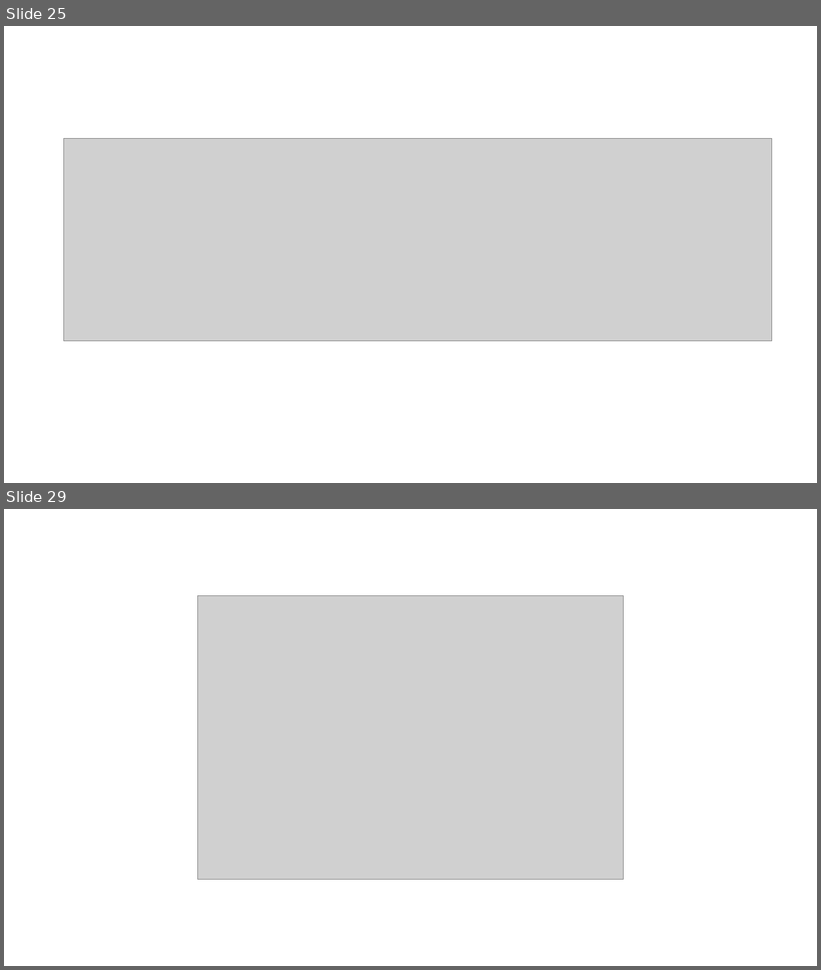
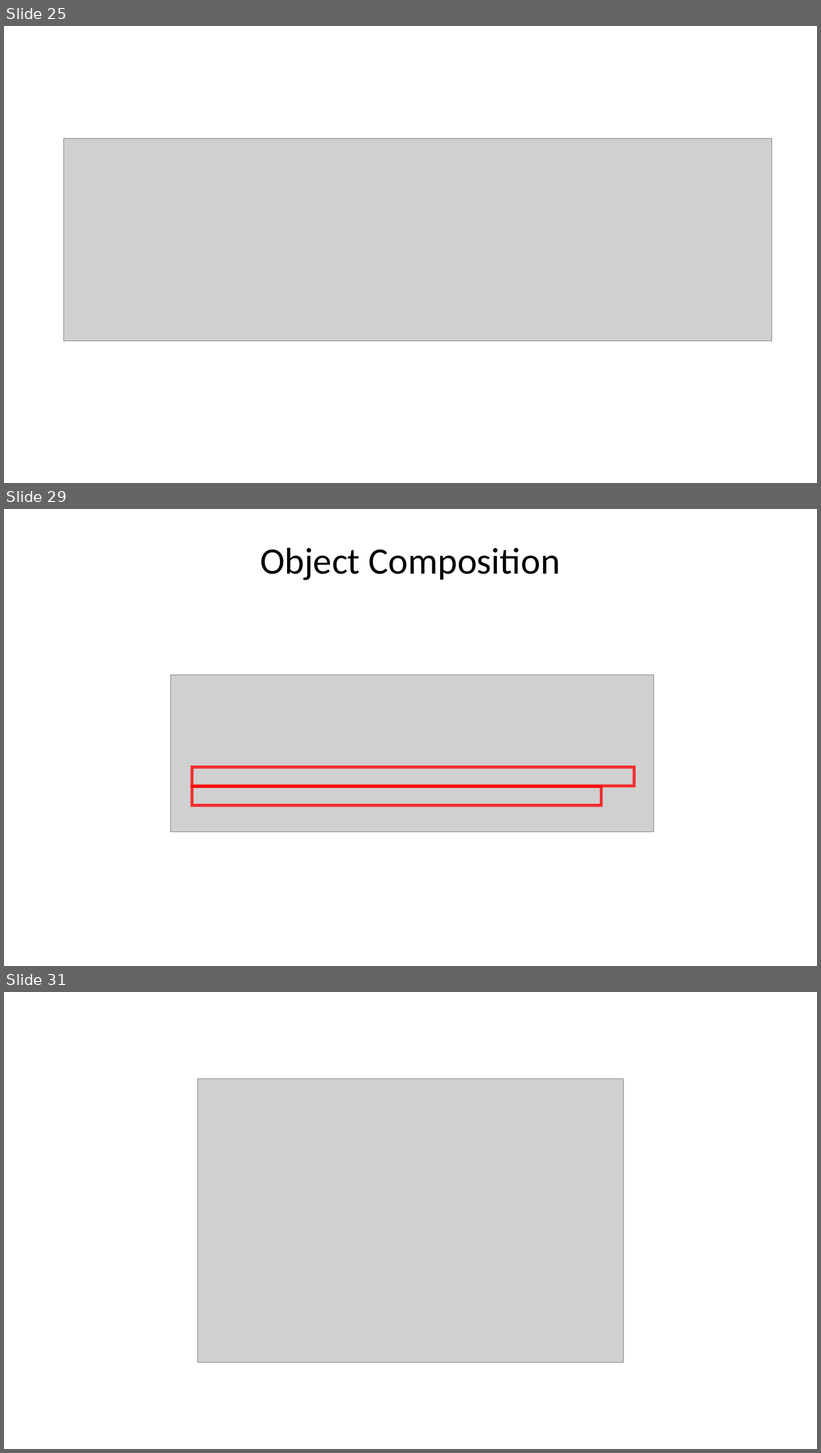
Before and after one commit to DHI/DomainServicesCourse, a slide deck: Presentations/DS-course-1-introduction.pptx. Shown one above the other, each under a label of ours: slides 25 and 29 before the commit, slides 25, 29 and 31 after it; the slides between them are not shown. The pictures are 821x970 and 821x1453 pixels, drawn with LibreOffice and Linux fonts; fonts in the diff are those of the drawing; grey boxes stand for pictures. Boxes give left, top, right and bottom in pixels: in the first picture for what was removed or moved away, otherwise in the second. Text is boxed around its words. In the diff, an @@ line names an element or a change of style, - is before the commit and + after.

```diff
--- a/Presentations/DS-course-1-introduction.pptx
+++ b/Presentations/DS-course-1-introduction.pptx
@@ slide 29 added at bbox=[4, 509, 817, 966], background #FFFFFF @@
@@ title added at bbox=[260, 547, 560, 580], 44 pt, text #000000 @@
+Object Composition
@@ picture added at bbox=[170, 675, 653, 832] @@
@@ rectangle added at bbox=[192, 768, 634, 787], outline #FF0000 3.5 pt @@
@@ rectangle added at bbox=[192, 787, 601, 806], outline #FF0000 3.5 pt @@
@@ what was slide 29 is now slide 31 @@
```
Also in this commit, not shown: 5 slides changed, 4 other slides added, 4 slides removed.
